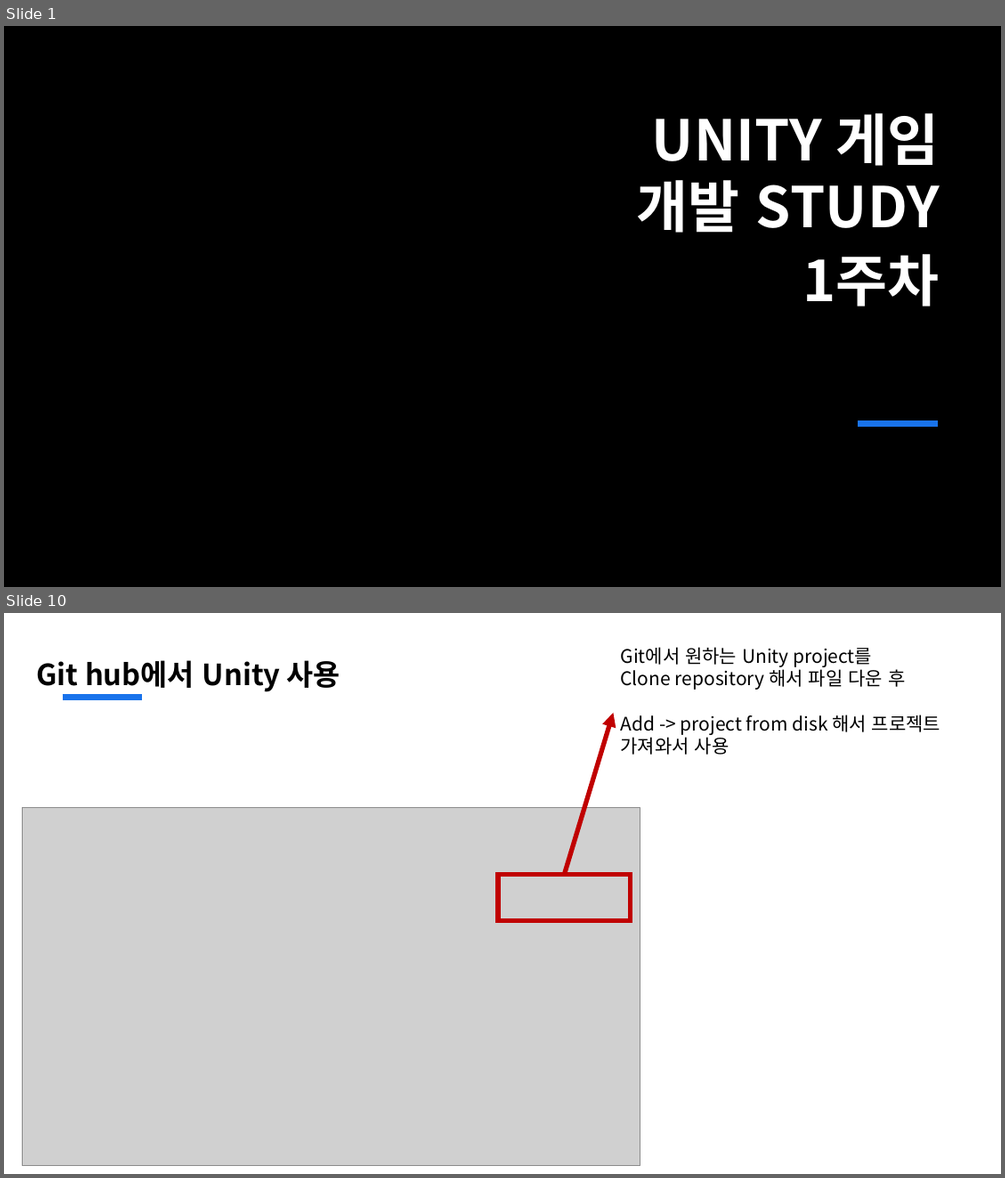
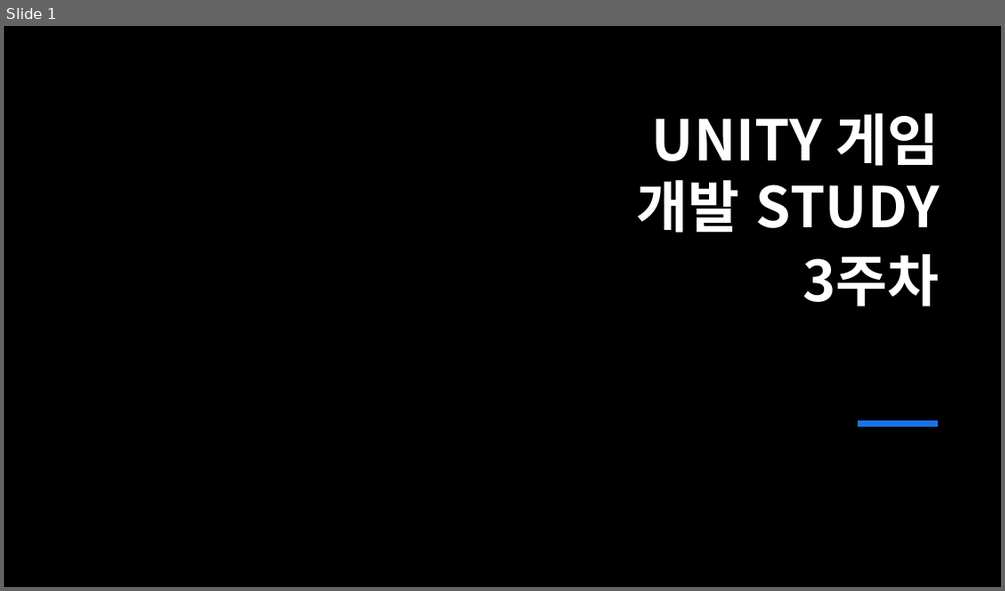
Before and after one commit to jsjin01/MJsec_Unity_Mentoring, a slide deck: MJsec_게임 개발 멘토링/MJsec_3주차.pptx. Shown one above the other, each under a label of ours: slides 1 and 10 before the commit, slide 1 after it; the slides between them are not shown. The pictures are 1005x1178 and 1005x591 pixels, drawn with LibreOffice and Linux fonts; fonts in the diff are those of the drawing; grey boxes stand for pictures; background and template pictures are left out. Boxes give left, top, right and bottom in pixels: in the first picture for what was removed or moved away, otherwise in the second. Text is boxed around its words. In the diff, an @@ line names an element or a change of style, - is before the commit and + after.

```diff
--- a/MJsec_게임 개발 멘토링/MJsec_3주차.pptx
+++ b/MJsec_게임 개발 멘토링/MJsec_3주차.pptx
@@ slide 10 removed at bbox=[4, 613, 1001, 1174], background #FFFFFF @@
@@ text removed at bbox=[37, 660, 340, 692] @@
-Git hub에서 Unity 사용
@@ text removed at bbox=[621, 647, 940, 755] @@
-Git에서 원하는 Unity project를
-Clone repository 해서 파일 다운 후
-Add -> project from disk 해서 프로젝트 가져와서 사용
@@ line removed from (63, 698) to (142, 698) @@
@@ arrow removed from (564, 875) to (614, 713) @@
@@ picture removed at bbox=[22, 807, 639, 1165] @@
@@ rectangle removed at bbox=[498, 875, 631, 921] @@
@@ slide 1 changed as well @@
@@ text at bbox=[802, 254, 939, 306]: text changed @@
-1주차
+3주차
```
Also in this commit, not shown: 8 other slides removed, 24 other files.
